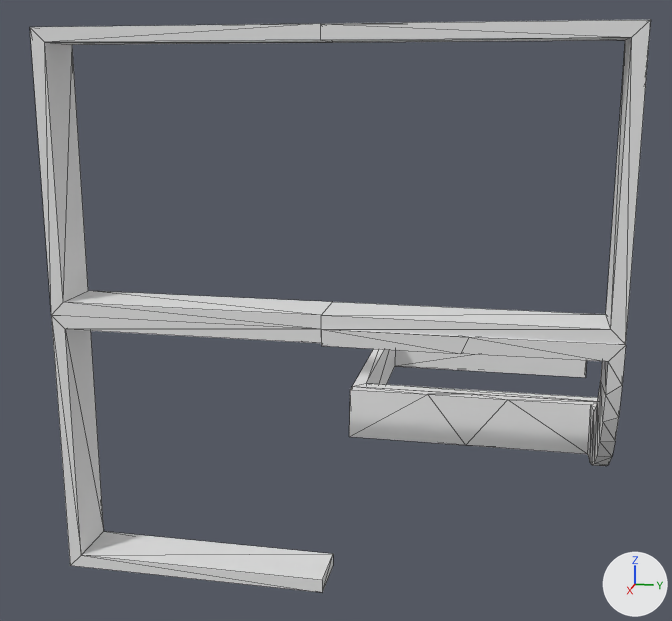
What one commit did to the OBJ model data/bmc/SET_4W2C/t_340.obj.
Before and after are seen from a 50 mm lens placed at (1.806, 0.327, 0.411), pointed at (-0.073, -0.049, -0.059). Lighting does not change. The marker at lower right points along +X, +Y and +Z. Mesh edges are drawn as thin lines. Where no turn or scale is listed for an object, it has been applied to the vertices.

Script lines for the objects in view, before the commit:
```python
me_t_340 = bpy.data.meshes.new('t_340')
me_t_340.from_pydata(...)  # 96 vertices, 190 faces; spans x -0.5..0.304, y -0.5..0.5, z -0.5..0.5
ob_t_340 = bpy.data.objects.new('t_340', me_t_340)
ob_t_340.location = (0.0, 0.0, 0.0)
```
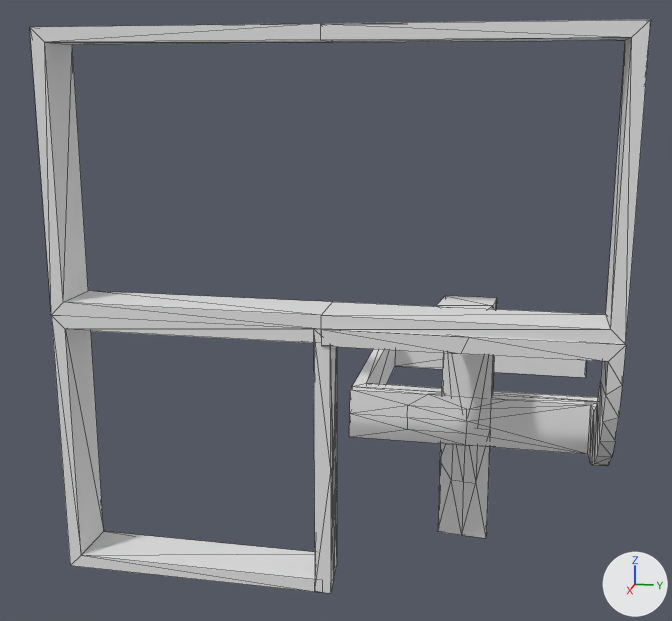
What differs and where, as boxes [x1, y1, x2, y2] in the pictures (672 x 621 px):
't_340', reshaped: before [30, 20, 651, 592]; after [30, 20, 651, 593]
part 1 of me_t_340, added: after [313, 296, 497, 593]
part 2 of me_t_340, built on: [322, 329, 625, 454] in both

What changed in the scene script:
```text
Change me_t_340:
    used by ob_t_340; location = (0.0, 0.0, 0.0)
    remove me_t_340.from_pydata(...)  # 96 vertices, 190 faces; spans x -0.5..0.304, y -0.5..0.5, z -0.5..0.5
    add me_t_340.from_pydata(...)  # 196 vertices, 386 faces; spans x -0.5..0.304, y -0.5..0.5, z -0.5..0.5
    me_t_340 part 1: a new loose piece of 72 vertices spanning x 0.0..0.3, y -0.014..0.286, z -0.5..0.0
    me_t_340 part 2
    20 faces are deleted
    16 vertices are added at x 0.004..0.279, y 0.0..0.25, z -0.274..0.001
    6 new vertices lie (0.0, 0.125, 0.0) away from vertices in x 0.004..0.279, y 0.0..0.125, z -0.274..0.001
    6 new vertices lie (0.0, 0.118, 0.0) away from vertices in x 0.027..0.278, y 0.119, z -0.273..-0.022
    76 new faces join them
```
